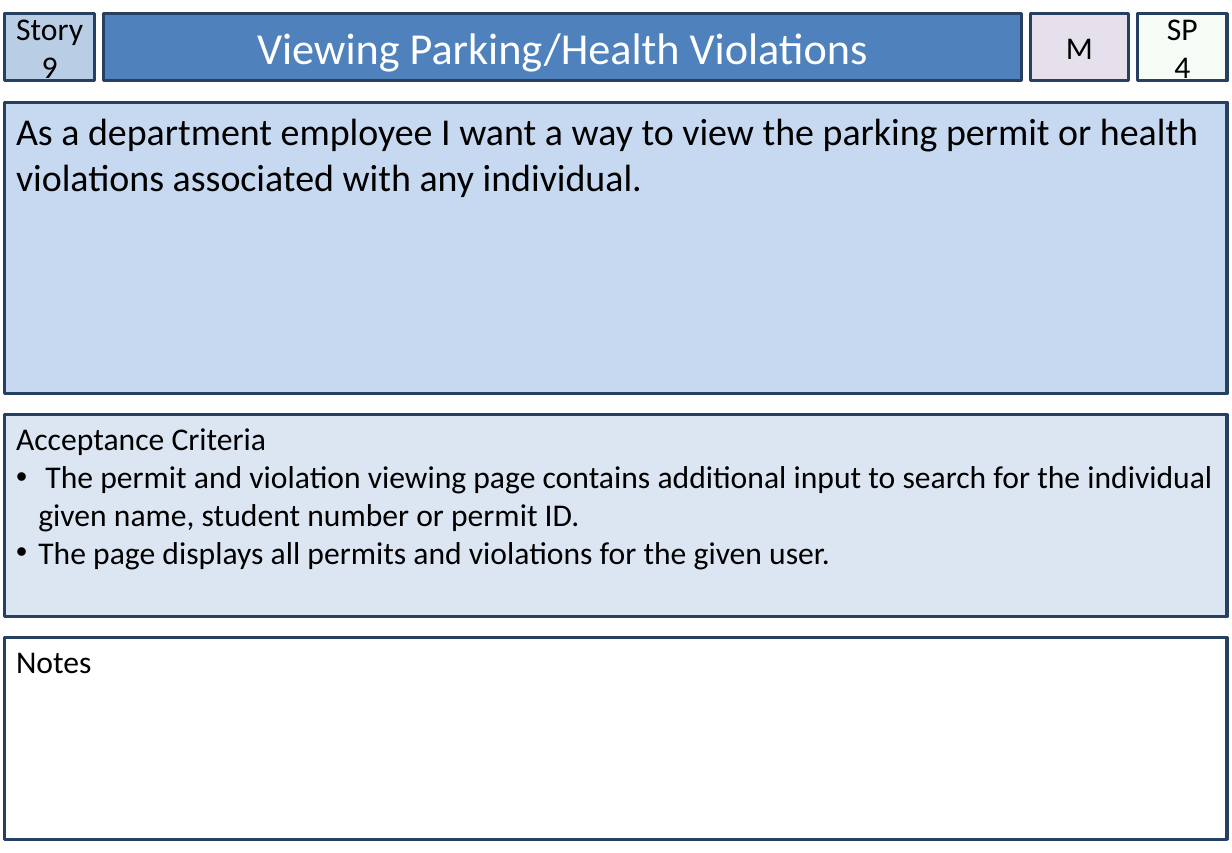
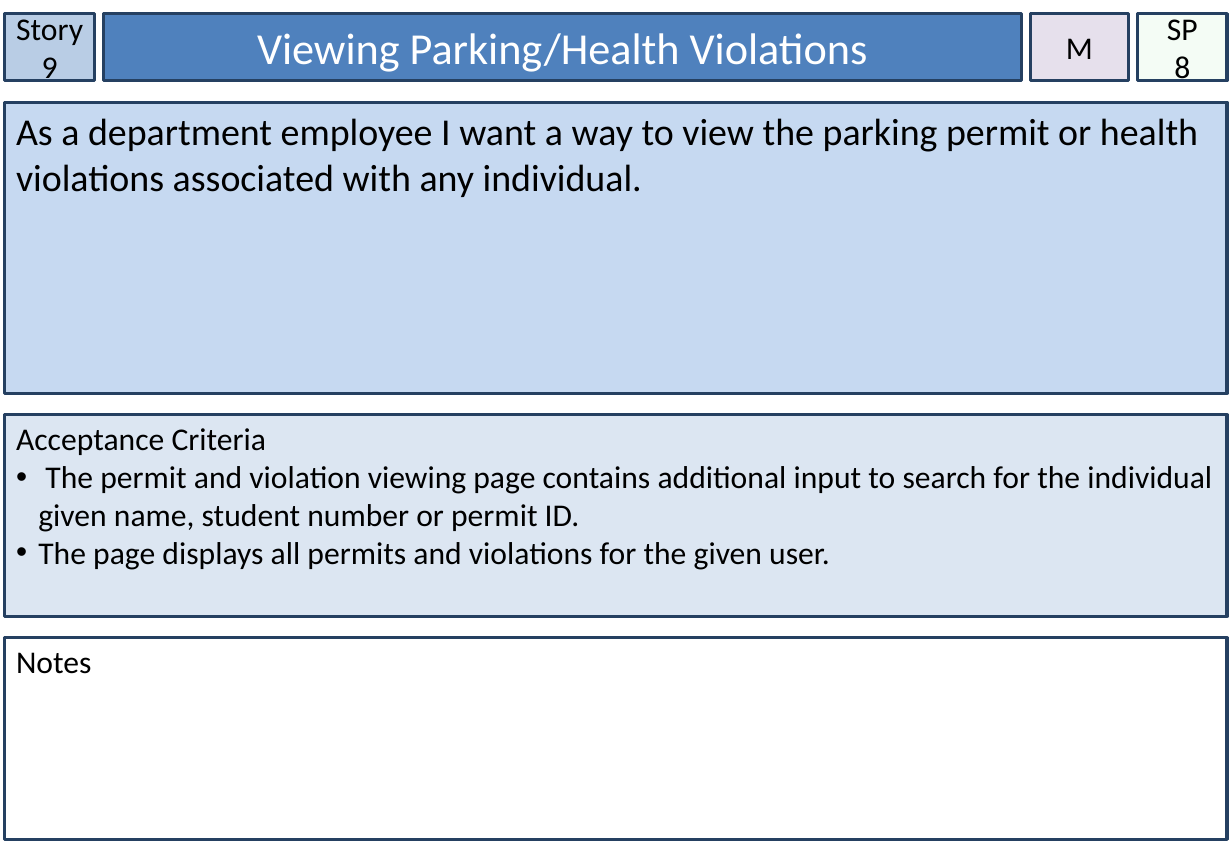
Before and after one commit to knich17/ParkingPermits, a slide deck: slide 10 of Assessment/Story Cards.pptx. Drawn at 1232x853 pixels with LibreOffice and Linux fonts; fonts in the diff are those of the drawing. Boxes give left, top, right and bottom in pixels: in the first picture for what was removed or moved away, otherwise in the second. Text is boxed around its words. In the diff, an @@ line names an element or a change of style, - is before the commit and + after.

```diff
--- a/Assessment/Story Cards.pptx
+++ b/Assessment/Story Cards.pptx
@@ text in rectangle at [1174,56,1190,82]: text changed @@
-4
+8
```
Also in this commit, not shown: 6 other slides changed, 1 other file.
